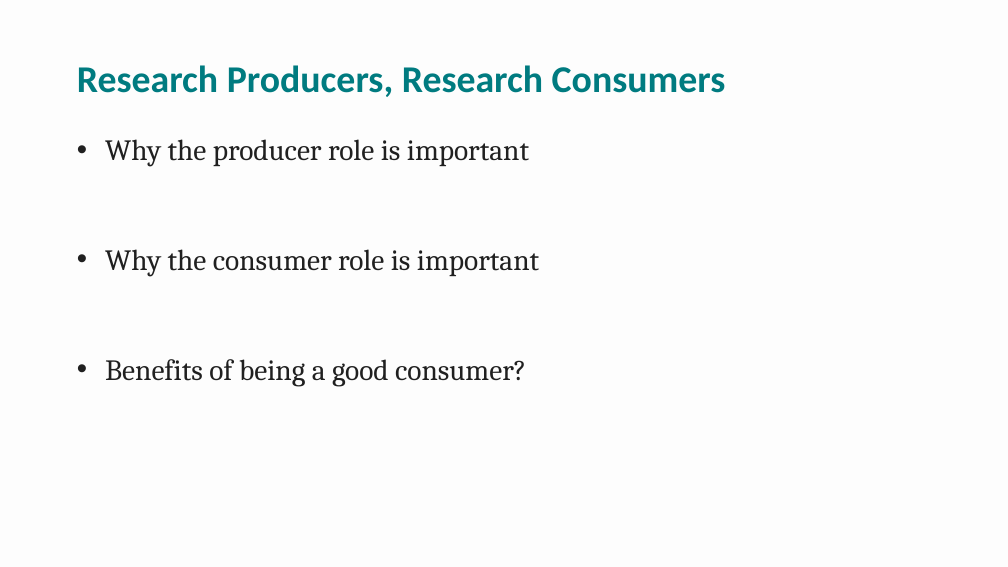
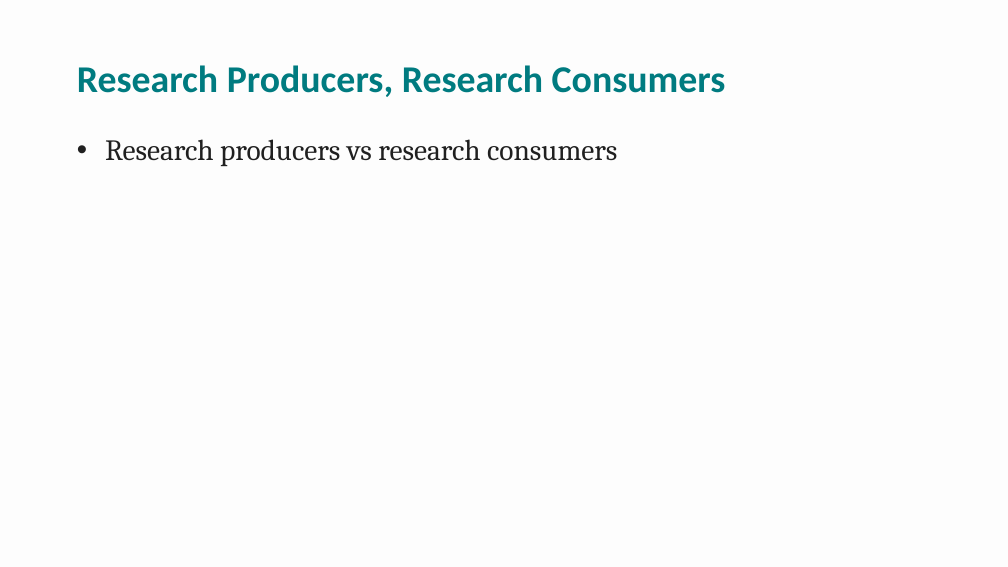
Before and after one commit to npm27/Teaching-Materials, a slide deck: slide 2 of Research Methods/Spring 26/Slides/1 Chapter 1.pptx. Drawn at 1008x567 pixels with LibreOffice and Linux fonts; fonts in the diff are those of the drawing. Boxes give left, top, right and bottom in pixels: in the first picture for what was removed or moved away, otherwise in the second. Text is boxed around its words. In the diff, an @@ line names an element or a change of style, - is before the commit and + after.

Commit message:
Update RM slides

```diff
--- a/Research Methods/Spring 26/Slides/1 Chapter 1.pptx
+++ b/Research Methods/Spring 26/Slides/1 Chapter 1.pptx
@@ text at <box>105,139,617,166</box>: text changed @@
-• Why the producer role is important
-• Why the consumer role is important
-• Benefits of being a good consumer?
+• Research producers vs research consumers
```
Also in this commit, not shown: 3 other slides changed, 2 slides removed, 2 other files.
